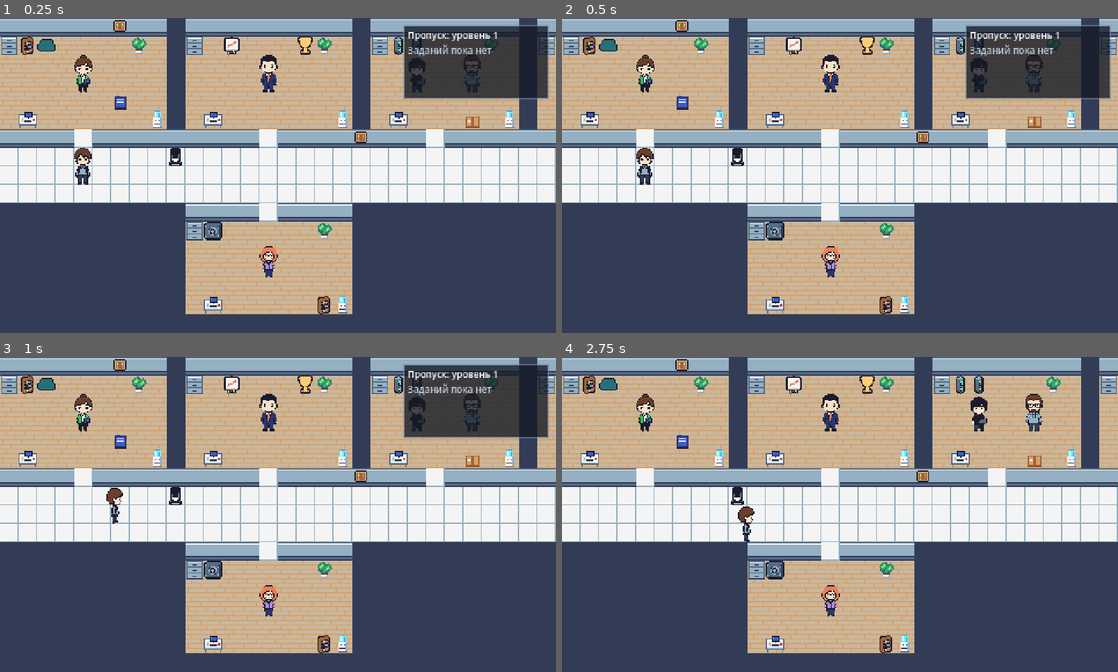
Above: before the commit, frames 1-4 (two rows, left to right).
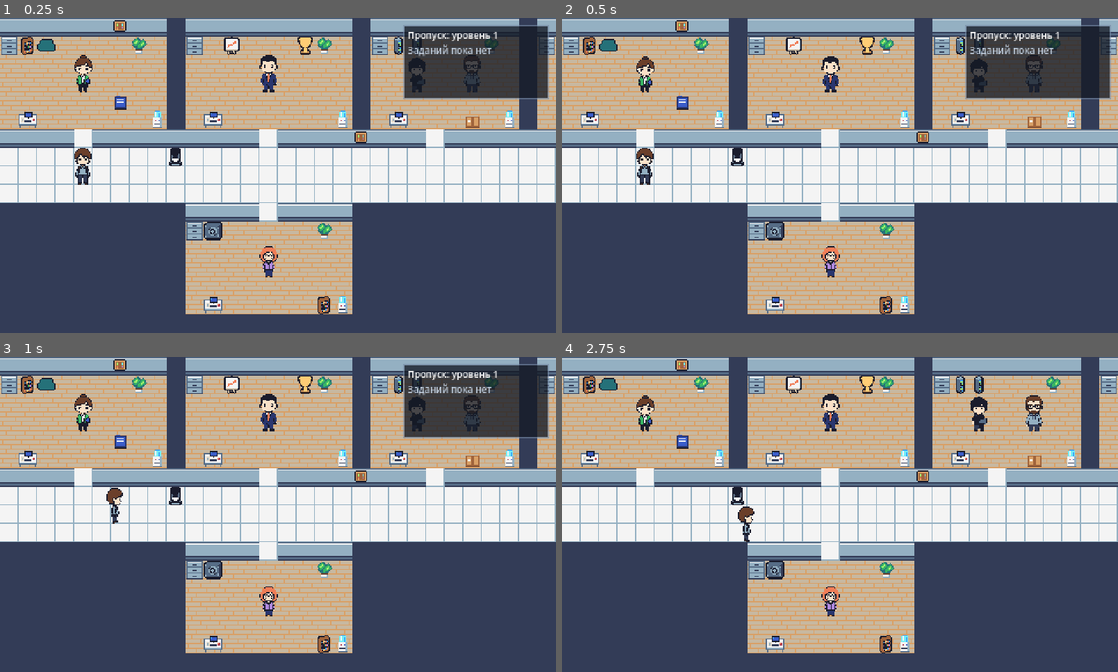
Above: after the commit, the same moments.

Repository: MArtyoma/LevelUp
Game: Godot game, scene res://src/main.tscn
Same seed, same stepped clock (60 frames per second), same inputs: the game is played once before the commit and once after it.
Inputs:
- Up to frame 1 (0.25 s): no input
- Up to frame 2 (0.5 s): no input
- Up to frame 3 (1 s): tap Enter at 0.5 s; hold D (move_right) from 0.53 s (still down); hold E (interact) from 0.53 s (still down); tap Space (ui_select) at 0.77 s
- Up to frame 4 (2.75 s): release D (move_right) at 1.28 s; release E (interact) at 1.28 s; hold S (move_down) 1.28-2.03 s; tap J (toggle_quests) at 1.35 s; tap Space (ui_select) at 1.52 s; hold D (move_right) from 2.03 s (still down); tap Enter at 2.1 s

Frame 1 is identical in both runs. In frame 2, 0.2% of the frame differs, in the area x 13-77%, y 11-23%; in frame 3, 0.2%; in frame 4, 0.4%, in the area x 13-87%, y 11-81%.

Commit message:
NPC дышат: кадр вдоха в листе и неспешная смена кадров
make_sheet.py --idle: вместо шага — поза и кадр, где плечи и голова ниже на пиксель.
npc.gd листает первый ряд таймером (не _process — NPC по-прежнему спит), темп у
каждого свой, чтобы не дышали хором. Общий спрайт-заглушку не трогаем: это лист
ходьбы, NPC шагал бы на месте. Листы шести сотрудников пересобраны из той же позы.

Co-Authored-By: Claude Opus 5.5 <noreply@anthropic.com>

Diff:
--- a/src/actors/npc/npc.gd
+++ b/src/actors/npc/npc.gd
@@ -43,6 +43,10 @@
 @onready var _blocker_shape: CollisionShape2D = $Blocker/CollisionShape2D
 
 var _employee: Dictionary = {}
+
+## «Дыхание»: раз в столько секунд — следующий кадр первого ряда листа
+## (tools/art/make_sheet.py --idle: вдох — один кадр из четырёх).
+const IDLE_STEP_SECONDS := 0.45
 
 
 func _ready() -> void:
@@ -117,6 +121,7 @@
 	if own != null:
 		_sprite.texture = own
 		_sprite.modulate = Color.WHITE
+		_start_idle()
 	elif _employee.has("palette"):
 		_sprite.modulate = Color(String(_employee["palette"]))
 
@@ -148,3 +153,19 @@
 			return PackedStringArray()
 	return PackedStringArray([
 		"В data/company.json нет сотрудника '%s'. Опечатка в id?" % employee_id])
+
+
+## Кадры листает таймер, а не _process: NPC по-прежнему ничего не делает каждый
+## кадр. Темп у каждого чуть свой (из id), иначе шесть человек дышат хором.
+## Только у своего рисунка: общий спрайт — лист ходьбы, и в нём NPC шагал бы на месте.
+func _start_idle() -> void:
+	if get_node_or_null("IdleTimer") != null:
+		return
+	var timer := Timer.new()
+	timer.name = "IdleTimer"
+	var spread := float(absi(employee_id.hash()) % 100) / 100.0
+	timer.wait_time = IDLE_STEP_SECONDS * lerpf(0.85, 1.2, spread)
+	timer.timeout.connect(func():
+		_sprite.frame_coords.x = (_sprite.frame_coords.x + 1) % _sprite.hframes)
+	add_child(timer)
+	timer.start()
Binary file changed: assets/sprites/npc/emp_kim_placeholder.png
Binary file changed: assets/sprites/npc/emp_koroleva_placeholder.png
Binary file changed: assets/sprites/npc/emp_mironova_placeholder.png
Binary file changed: assets/sprites/npc/emp_pavlov_placeholder.png
Binary file changed: assets/sprites/npc/emp_sokolov_placeholder.png
Binary file changed: assets/sprites/npc/emp_zaytseva_placeholder.png
Not shown, changed: docs/art-pipeline.md
Not shown, changed: tools/art/make_sheet.py
